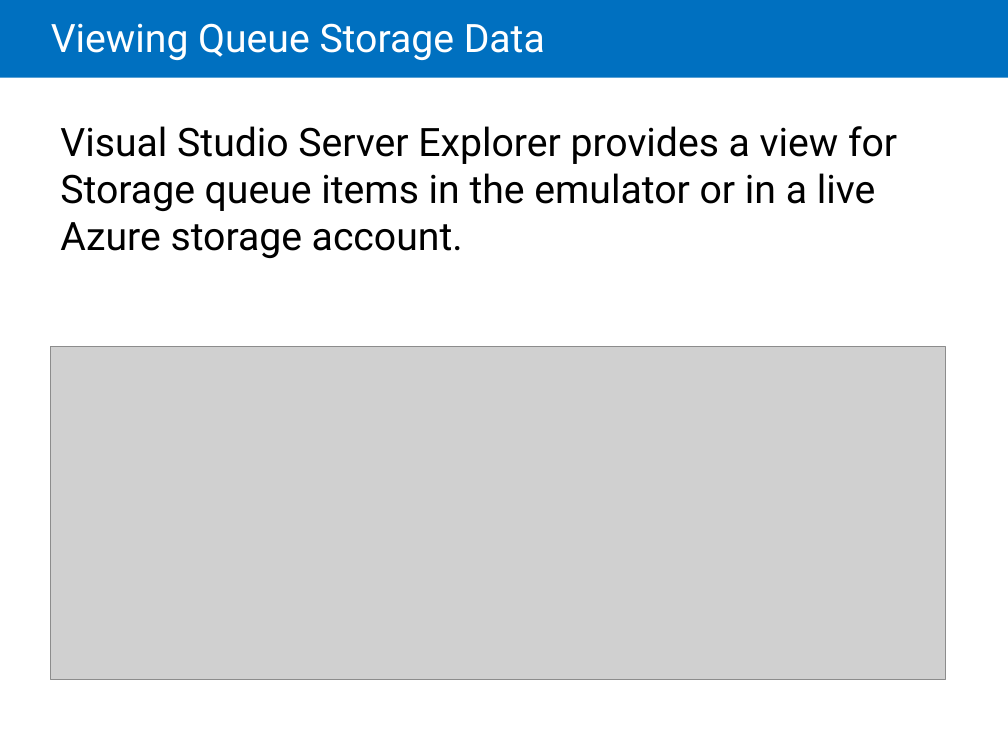
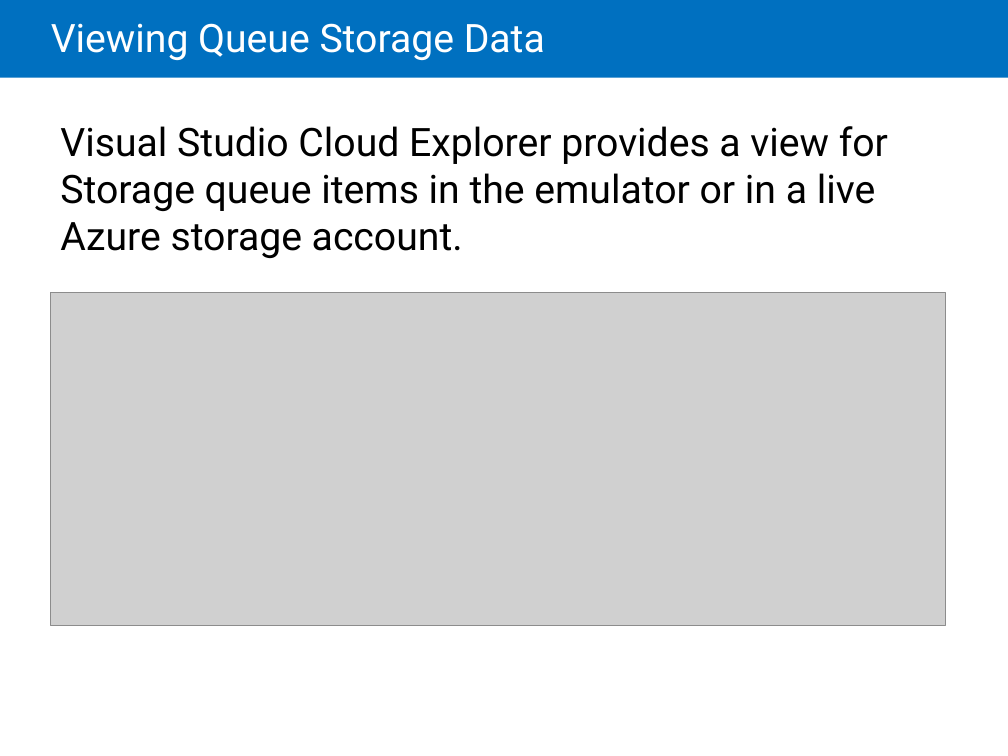
Before and after one commit to LarsKjeldsen/Kursus-az203, a slide deck: slide 6 of MOC/Module 08 Queues and Service Bus/20532C-08.pptx. Drawn at 1008x756 pixels with LibreOffice and Linux fonts; fonts in the diff are those of the drawing; grey boxes stand for pictures. Boxes give left, top, right and bottom in pixels: in the first picture for what was removed or moved away, otherwise in the second. Text is boxed around its words. In the diff, an @@ line names an element or a change of style, - is before the commit and + after.

```diff
--- a/MOC/Module 08 Queues and Service Bus/20532C-08.pptx
+++ b/MOC/Module 08 Queues and Service Bus/20532C-08.pptx
@@ text at [60, 126, 888, 258]: text changed @@
-Visual Studio Server Explorer provides a view for Storage queue items in the emulator or in a live Azure storage account.
+Visual Studio Cloud Explorer provides a view for Storage queue items in the emulator or in a live Azure storage account.
@@ picture: place and size @@
-picture at [50, 347, 946, 680]
+picture at [50, 292, 946, 626]
```
Also in this commit, not shown: 14 other slides changed, 1 slide removed, 1 other file.
